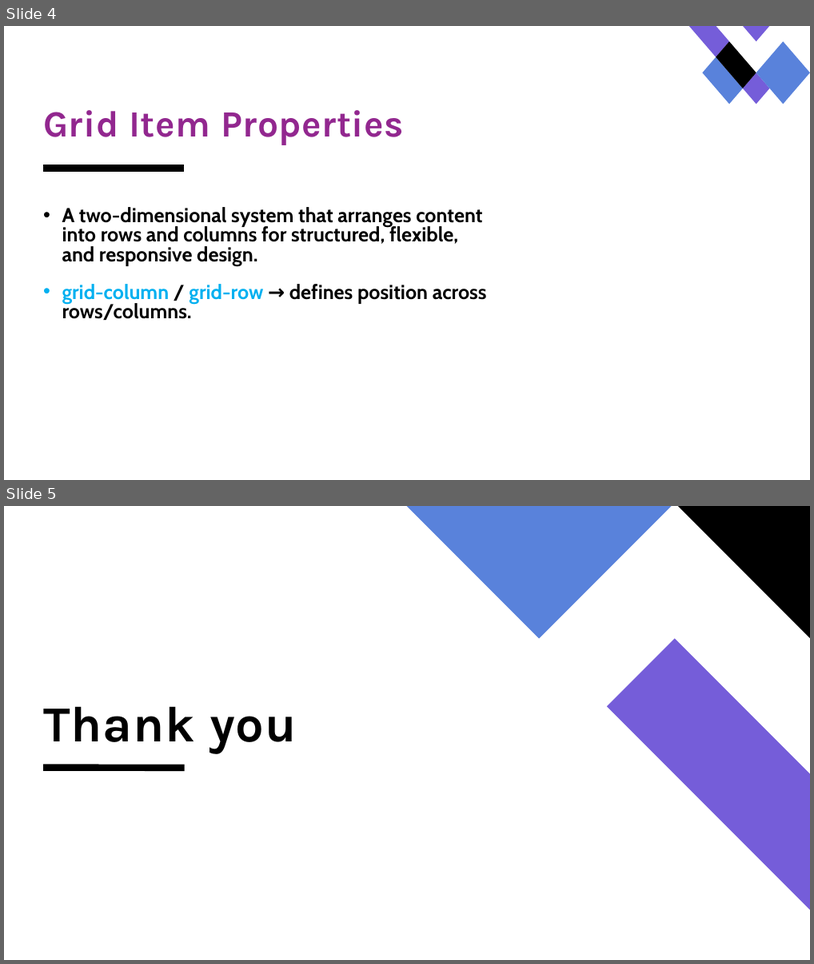
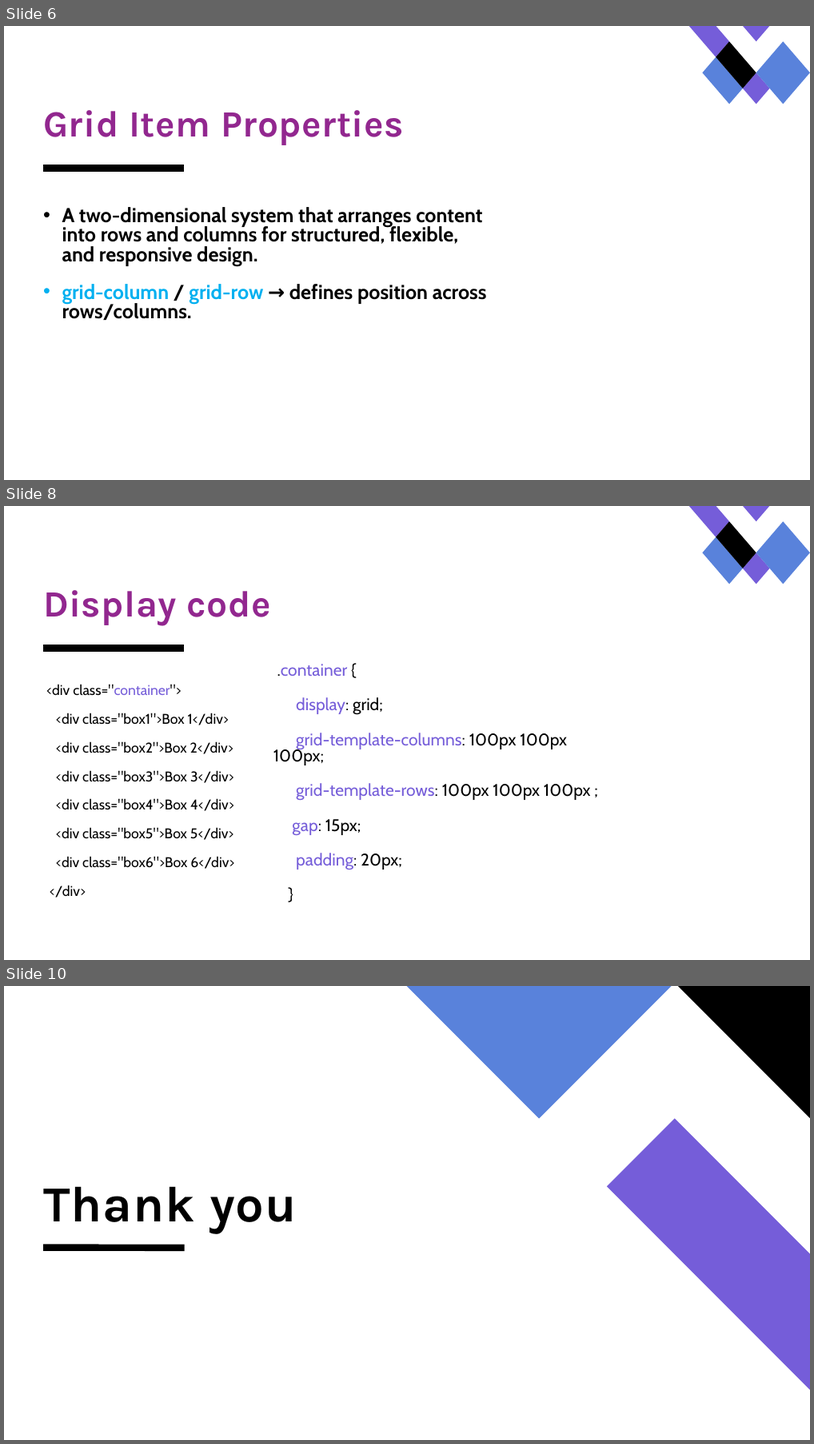
Before and after one commit to amjadsooomro/GRID_SYSTEM, a slide deck: GRID_STEYM.pptx. Shown one above the other, each under a label of ours: slides 4 and 5 before the commit, slides 6, 8 and 10 after it; the slides between them are not shown. The pictures are 814x964 and 814x1444 pixels, drawn with LibreOffice and Linux fonts; fonts in the diff are those of the drawing. Boxes give left, top, right and bottom in pixels: in the first picture for what was removed or moved away, otherwise in the second. Text is boxed around its words. In the diff, an @@ line names an element or a change of style, - is before the commit and + after.

Commit message:
ok

```diff
--- a/GRID_STEYM.pptx
+++ b/GRID_STEYM.pptx
@@ slide 8 added at <box>4,506,810,960</box>, background #FFFFFF; not listed: 6 template elements that a slide beside it also shows @@
@@ title added at <box>43,590,271,625</box>, 44 pt, text #92278F, bold @@
+Display code
@@ text added at <box>274,664,591,869</box>, 20 pt, text #755DD9 @@
+.container {
+display: grid;
+grid-template-columns: 100px 100px 100px;
+grid-template-rows: 100px 100px 100px ;
+gap: 15px;
+padding: 20px;
+}
@@ text added at <box>46,684,234,897</box>, 16.8 pt, text #000000 @@
+<div class="container">
+<div class="box1">Box 1</div>
+<div class="box2">Box 2</div>
+<div class="box3">Box 3</div>
+<div class="box4">Box 4</div>
+<div class="box5">Box 5</div>
+<div class="box6">Box 6</div>
+</div>
@@ what was slide 4 is now slide 6 @@
@@ what was slide 5 is now slide 10 @@
```
Also in this commit, not shown: 4 other slides added.
